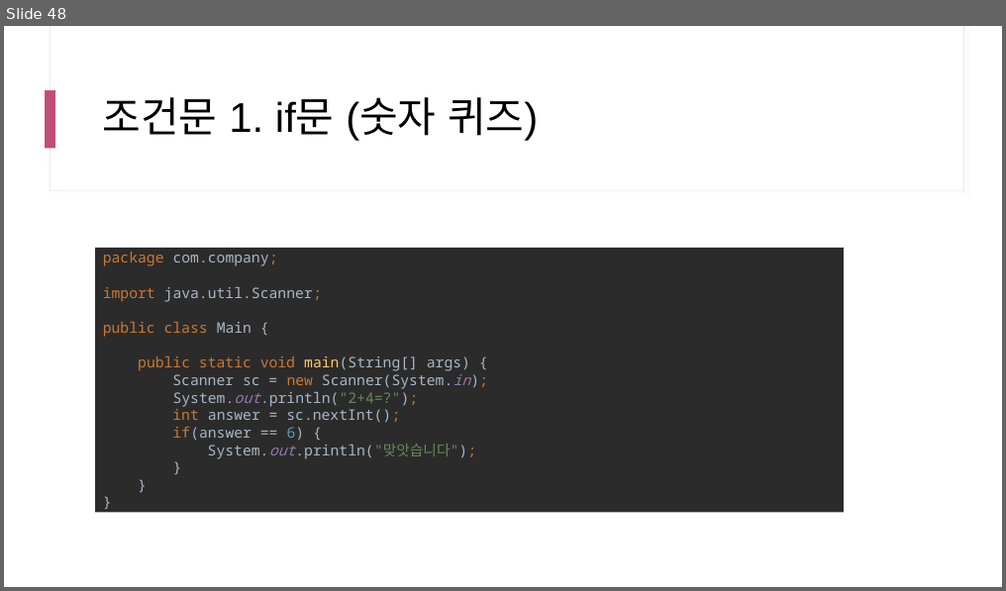
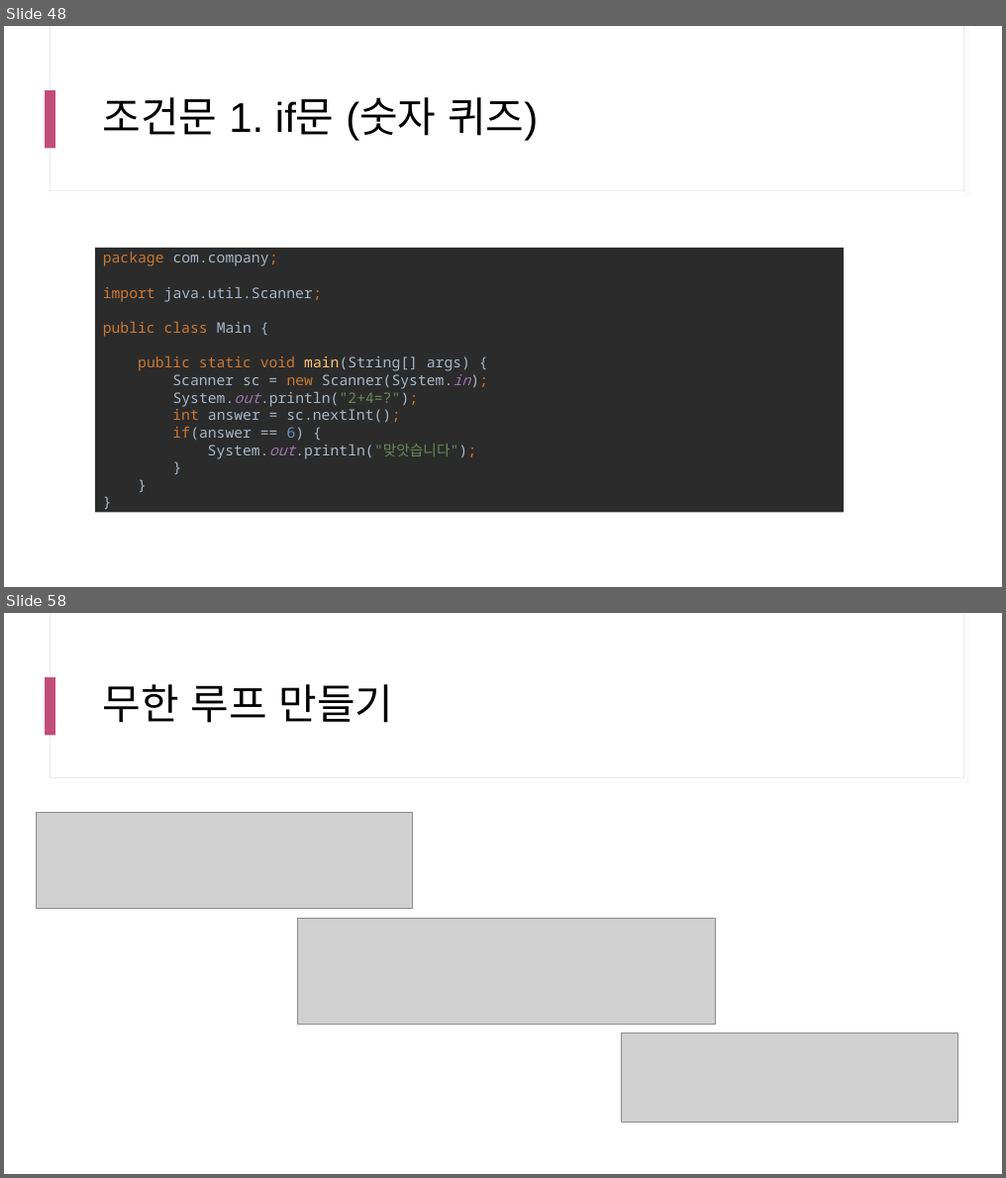
Before and after one commit to yhs0602/SPLIT_lecture_examples, a slide deck: docs/SPLIT 17차 Java.pptx. Shown one above the other, each under a label of ours: slide 48 before the commit, slides 48 and 58 after it; the slides between them are not shown. The pictures are 1006x591 and 1006x1178 pixels, drawn with LibreOffice and Linux fonts; fonts in the diff are those of the drawing; grey boxes stand for pictures. Boxes give left, top, right and bottom in pixels: in the first picture for what was removed or moved away, otherwise in the second. Text is boxed around its words. In the diff, an @@ line names an element or a change of style, - is before the commit and + after.

```diff
--- a/docs/SPLIT 17차 Java.pptx
+++ b/docs/SPLIT 17차 Java.pptx
@@ slide 58 added at <box>4,613,1002,1174</box>, background #FFFFFF; not listed: 3 template elements that a slide beside it also shows @@
@@ title added at <box>103,684,394,723</box>, 40 pt, text #000000 @@
+무한 루프 만들기
@@ picture added at <box>37,812,412,909</box> @@
@@ picture added at <box>297,918,715,1024</box> @@
@@ picture added at <box>622,1033,957,1123</box> @@
```
Also in this commit, not shown: 2 slides changed, 30 other slides added.
